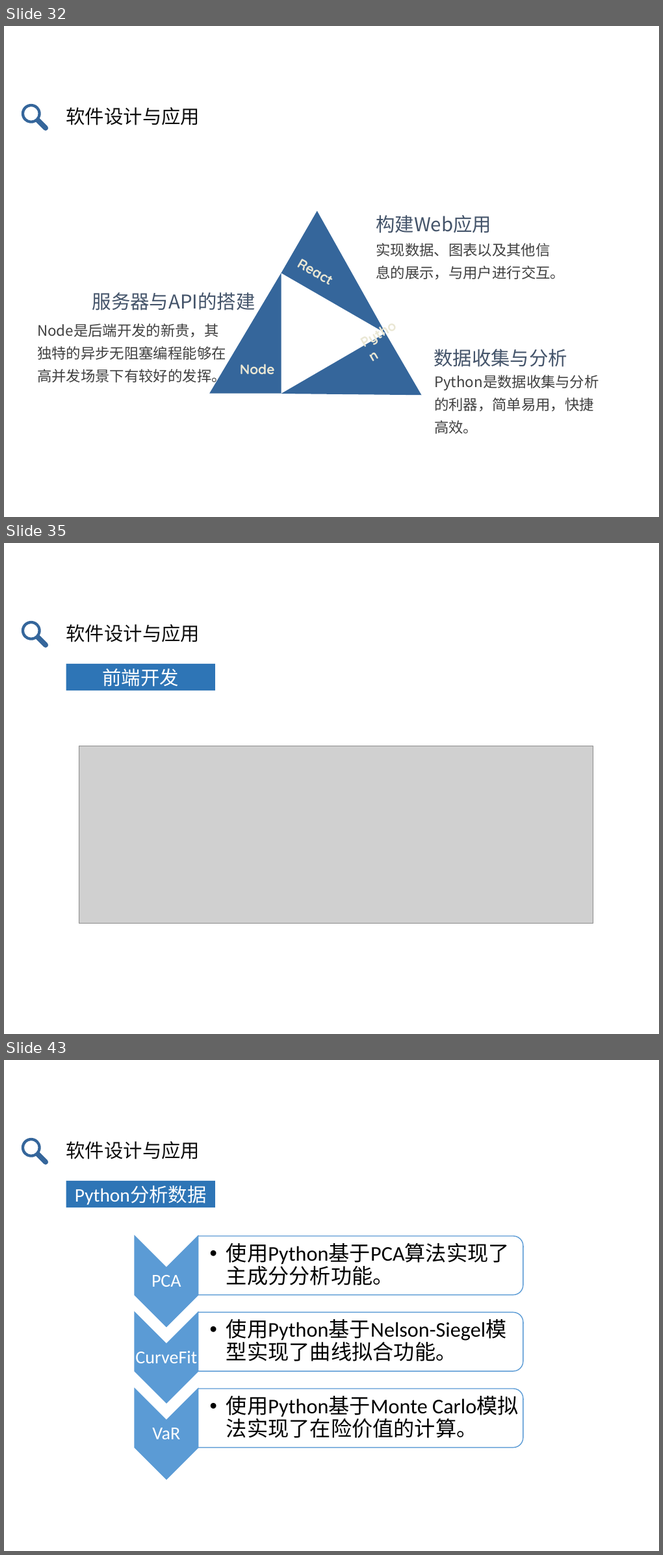
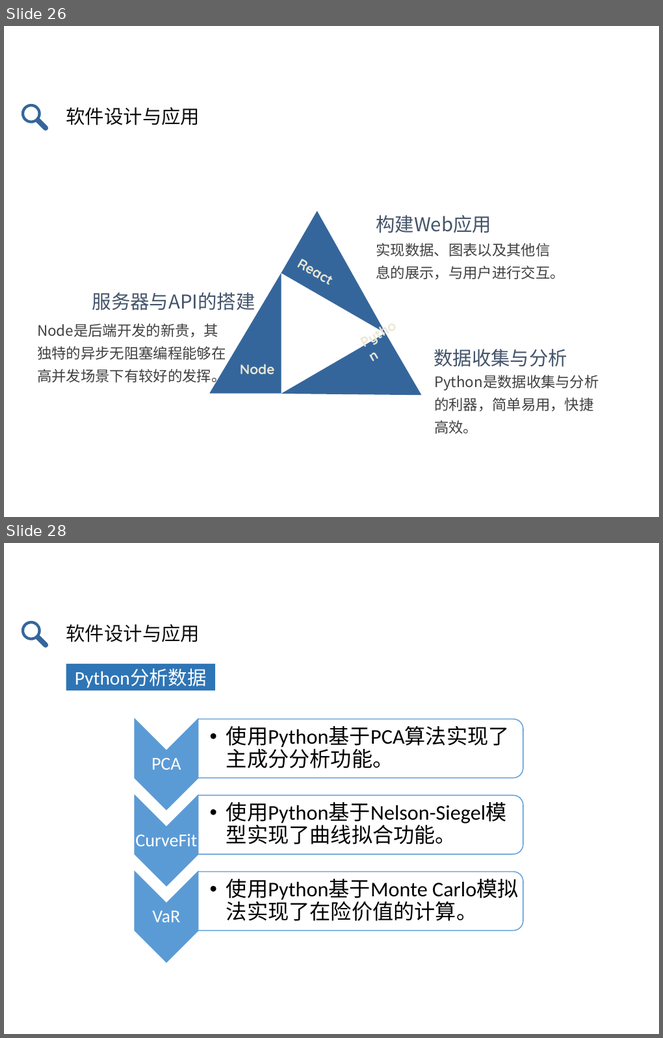
Before and after one commit to zhongdeming428/graduation-design, a slide deck: 阶段性报告/毕设答辩.pptx. Shown one above the other, each under a label of ours: slides 32, 35 and 43 before the commit, slides 26 and 28 after it; the slides between them are not shown. The pictures are 663x1555 and 663x1038 pixels, drawn with LibreOffice and Linux fonts; fonts in the diff are those of the drawing; grey boxes stand for pictures. Boxes give left, top, right and bottom in pixels: in the first picture for what was removed or moved away, otherwise in the second. Text is boxed around its words. In the diff, an @@ line names an element or a change of style, - is before the commit and + after.

```diff
--- a/阶段性报告/毕设答辩.pptx
+++ b/阶段性报告/毕设答辩.pptx
@@ slide 35 removed at box(4, 543, 659, 1034), background #FFFFFF @@
@@ freeform shape removed at box(20, 620, 49, 648) @@
@@ text removed at box(66, 624, 200, 642) @@
-软件设计与应用
@@ rectangle removed at box(66, 663, 216, 691) @@
-前端开发
@@ picture removed at box(79, 746, 594, 924) @@
@@ what was slide 32 is now slide 26 @@
@@ what was slide 43 is now slide 28 @@
```
Also in this commit, not shown: 7 slides changed, 17 other slides removed, 2 other files.
